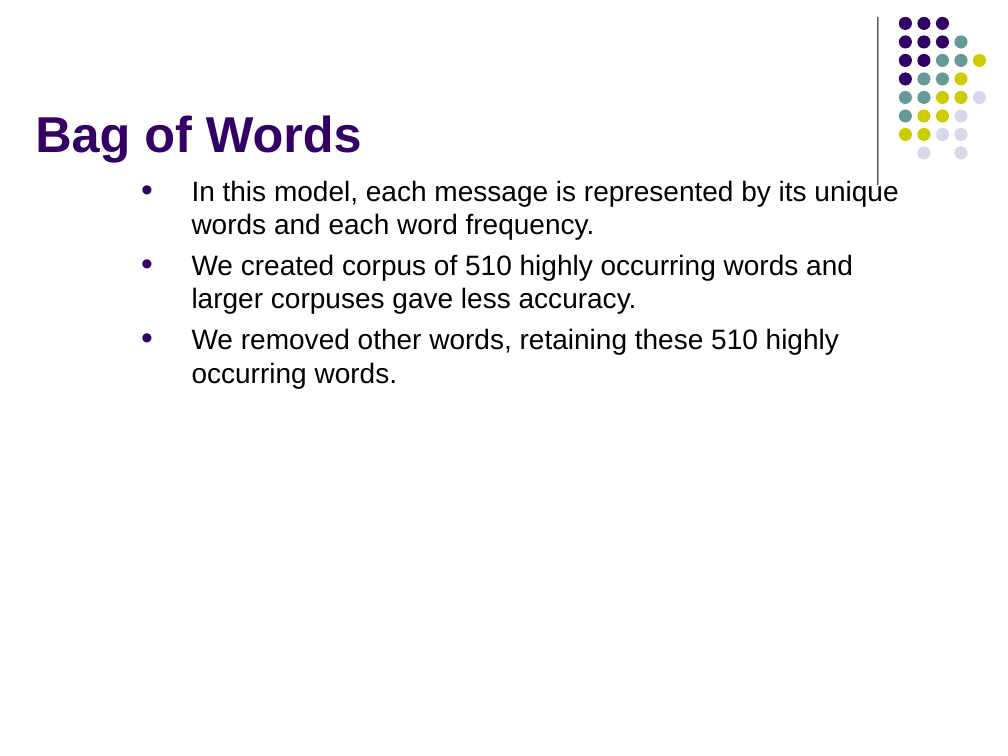
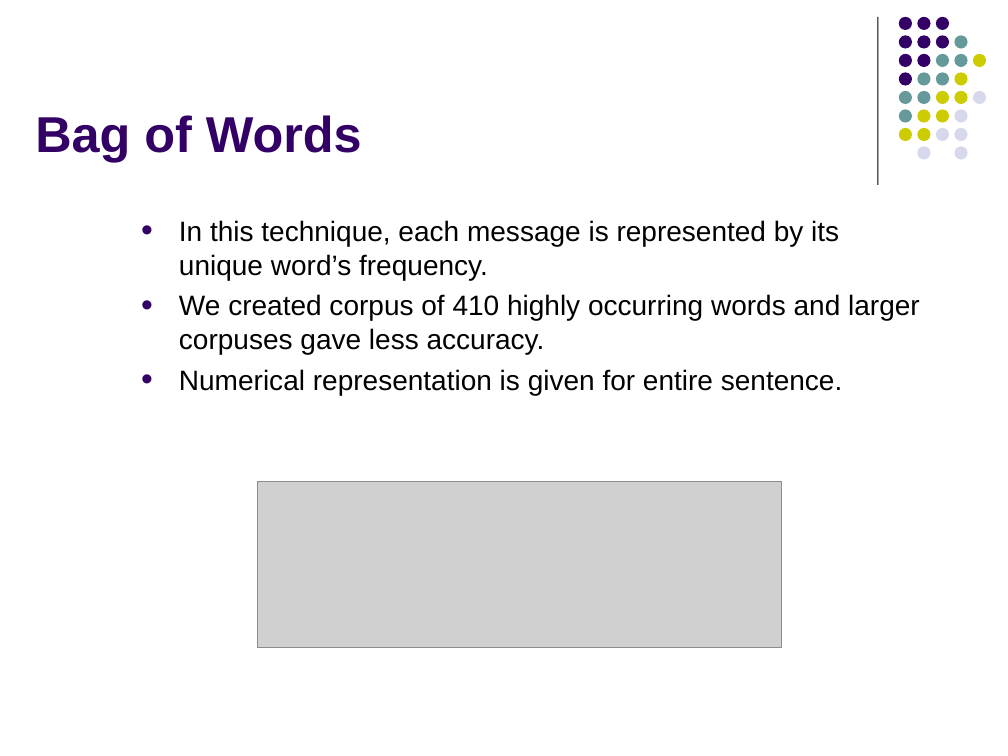
Before and after one commit to manohar9600/Multilingual-SMS-spam-detection-using-RNN, a slide deck: slide 10 of Resources/SPAMNEW PPT.pptx (slide 11 before the commit). Drawn at 1008x756 pixels with LibreOffice and Linux fonts; fonts in the diff are those of the drawing; grey boxes stand for pictures. Boxes give left, top, right and bottom in pixels: in the first picture for what was removed or moved away, otherwise in the second. Text is boxed around its words. In the diff, an @@ line names an element or a change of style, - is before the commit and + after.

```diff
--- a/Resources/SPAMNEW PPT.pptx
+++ b/Resources/SPAMNEW PPT.pptx
@@ text at <box>179,220,920,395</box>: text changed @@
-• In this model, each message is represented by its unique words and each word frequency.
-• We created corpus of 510 highly occurring words and larger corpuses gave less accuracy.
-• We removed other words, retaining these 510 highly occurring words.
+• In this technique, each message is represented by its unique word’s frequency.
+• We created corpus of 410 highly occurring words and larger corpuses gave less accuracy.
+• Numerical representation is given for entire sentence.
@@ picture added at <box>258,481,782,647</box> @@
```
Also in this commit, not shown: 19 other slides changed, 13 slides added, 15 slides removed, 10 other files.
